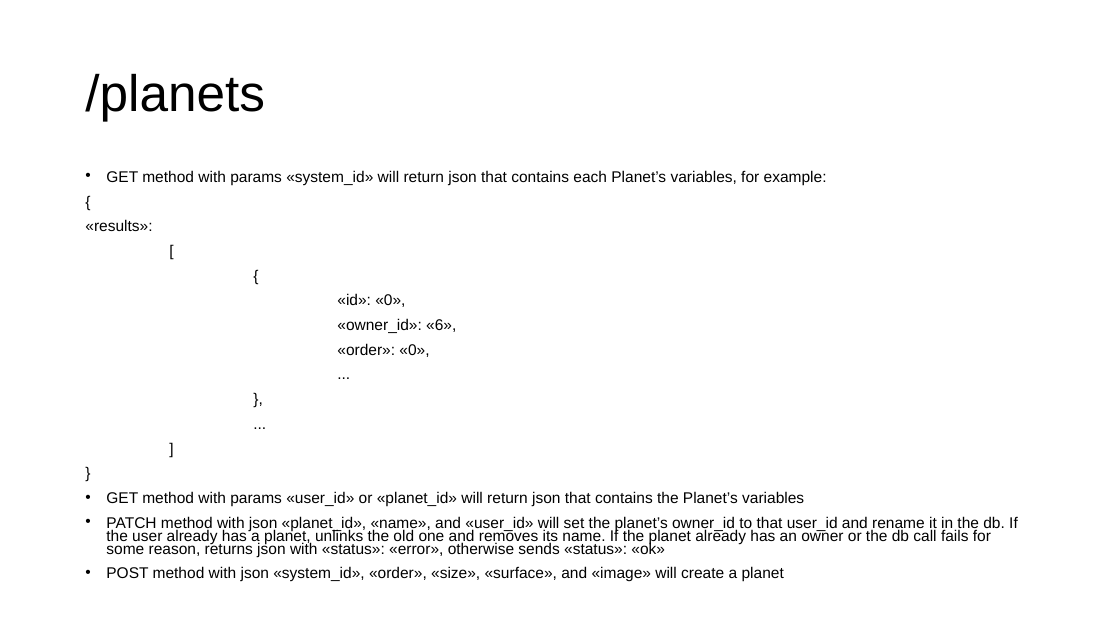
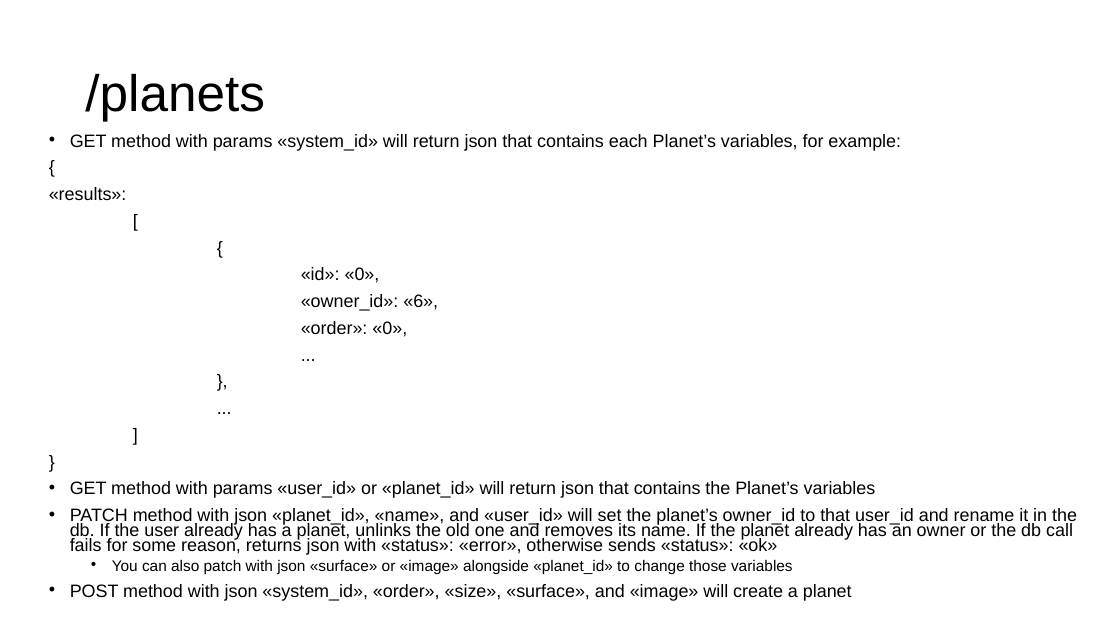
Before and after one commit to gmfk07/iu2018-backend, a slide deck: slide 23 of iu-spec-backend.pptx. Drawn at 1120x630 pixels with LibreOffice and Linux fonts; fonts in the diff are those of the drawing. Boxes give left, top, right and bottom in pixels: in the first picture for what was removed or moved away, otherwise in the second. Text is boxed around its words. In the diff, an @@ line names an element or a change of style, - is before the commit and + after.

Commit message:
Allow for Multiple Patches

```diff
--- a/iu-spec-backend.pptx
+++ b/iu-spec-backend.pptx
@@ text "GET method with params «system_id» ...": place and size @@
-text "GET method with params «system_id» ..." at [85,170,1018,582]
+text "GET method with params «system_id» ..." at [49,134,1077,601]
@@ text at [49,134,1077,601]: size 13.3 to 15.4 pt in "GET method with params «system_id» will return ...", "{", "«results»:", "[" and 12 more places @@
@@ text at [112,559,793,574]: paragraph added @@
+  • You can also patch with json «surface» or «image» alongside «planet_id» to change those variables
```
Also in this commit, not shown: 2 other files.
